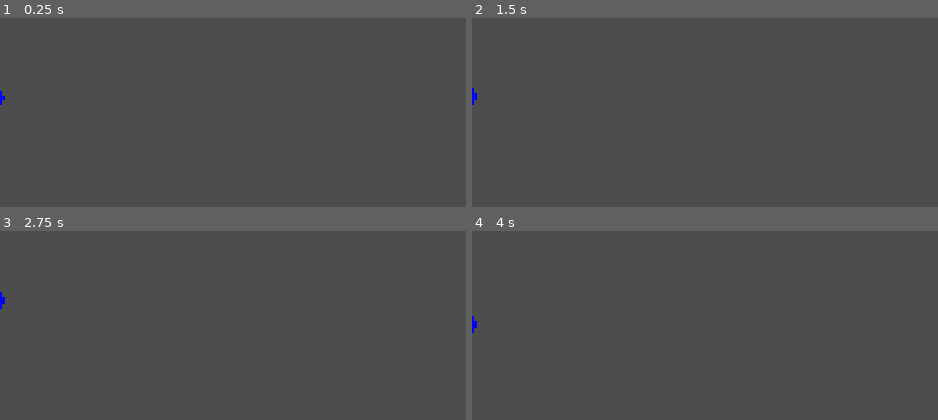
Above: before the commit, frames 1-4 (two rows, left to right).
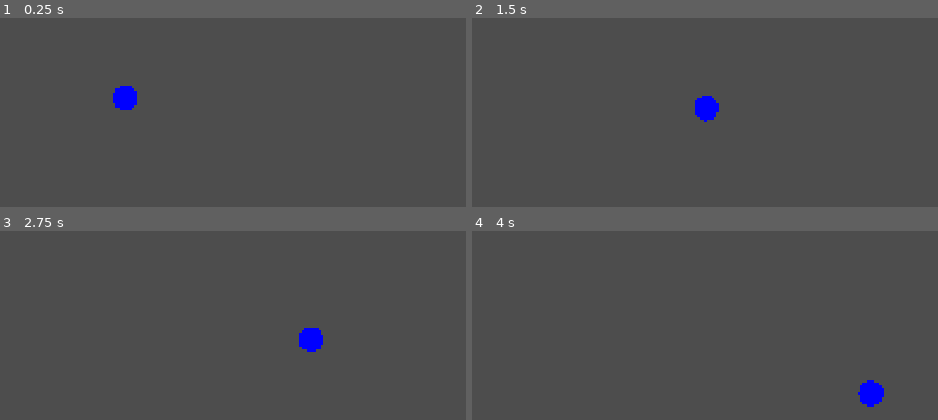
Above: after the commit, the same moments.

Repository: JoeyDD27/1v1-hero-game-demo-version
Game: Godot game, scene res://scenes/BattleScene.tscn
The game is run twice, just before and just after one commit, with the same random seed, the same clock (stepped at 60 frames per second) and the same inputs. This scene is started directly instead of the project's main scene.
Inputs (mouse positions are in pixels of both pictures, inside the frame that each line leads up to):
- Up to frame 1 (0.25 s): no input
- Up to frame 2 (1.5 s): tap Enter at 0.5 s; move the mouse to (outside the picture) at 0.52 s; hold D (move_right) 0.53-1.28 s; right-click (outside the picture) at 0.6 s; move the mouse to (714, 120) at 1.27 s; hold S (move_down) from 1.28 s (still down); right-click (714, 120) at 1.35 s
- Up to frame 3 (2.75 s): move the mouse to (outside the picture) at 2.02 s; release S (move_down) at 2.03 s; hold D (move_right) from 2.03 s (still down); right-click (outside the picture) at 2.1 s
- Up to frame 4 (4 s): move the mouse to (830, 401) at 2.77 s; release D (move_right) at 2.78 s; hold W (move_up) 2.78-3.53 s; right-click (830, 401) at 2.85 s; move the mouse to (outside the picture) at 3.52 s; hold A (move_left) from 3.53 s (still down); right-click (outside the picture) at 3.6 s

The runs differ from the first frame. In frame 1, 0.6% of the frame differs, in the area x 0-30%, y 35-49%; in frame 2, 0.6%; in frame 3, 0.6%; in frame 4, 0.6%, in the area x 0-89%, y 44-94%.

Commit message:
bug fix 0.1

Diff:
--- a/scenes/BattleScene.tscn
+++ b/scenes/BattleScene.tscn
@@ -24,11 +24,9 @@
 limit_right = 1920
 limit_bottom = 1080
 
-[node name="ArenaBounds" type="StaticBody2D" parent="."]
-
-[node name="CollisionShape2D" type="CollisionShape2D" parent="ArenaBounds"]
-shape = SubResource("RectangleShape2D_1")
-position = Vector2(960, 540)
+[node name="ArenaBounds" type="Area2D" parent="."]
+monitorable = false
+monitoring = false
 
 [node name="SpawnPoint1" type="Marker2D" parent="."]
 transform = Transform2D(1, 0, 0, 1, 300, 540)
--- a/scripts/core/Hero.gd
+++ b/scripts/core/Hero.gd
@@ -58,6 +58,10 @@
 		# Only interpolate if we have a valid network position
 		if network_position.distance_to(Vector2.ZERO) > 1.0 or position.distance_to(Vector2.ZERO) < 1.0:
 			position = position.lerp(network_position, 0.5)
+			# Clamp network-synced position to bounds too
+			var hero_radius = 30.0
+			position.x = clamp(position.x, hero_radius, 1920 - hero_radius)
+			position.y = clamp(position.y, hero_radius, 1080 - hero_radius)
 		return
 
 	# Handle movement
@@ -66,7 +70,12 @@
 	# Right-click movement (MOBA style) - takes priority
 	if Input.is_action_just_pressed("right_click"):
 		var mouse_pos = get_global_mouse_position()
-		target_position = mouse_pos
+		# Clamp target to screen bounds
+		var hero_radius = 30.0
+		target_position = Vector2(
+			clamp(mouse_pos.x, hero_radius, 1920 - hero_radius),
+			clamp(mouse_pos.y, hero_radius, 1080 - hero_radius)
+		)
 		has_target = true
 
 	# Move toward target if set (right-click movement)
@@ -102,6 +111,11 @@
 	velocity = movement * speed
 	move_and_slide()
 
+	# Clamp position to screen bounds (with hero radius padding)
+	var hero_radius = 30.0
+	position.x = clamp(position.x, hero_radius, 1920 - hero_radius)
+	position.y = clamp(position.y, hero_radius, 1080 - hero_radius)
+
 	# Sync position over network
 	network_update_timer += delta
 	if network_update_timer >= network_update_rate:
--- a/scripts/managers/BattleManager.gd
+++ b/scripts/managers/BattleManager.gd
@@ -51,8 +51,8 @@
 		await get_tree().create_timer(0.5).timeout
 		spawn_all_heroes()
 	else:
-		# Client waits for server to spawn their hero
-		# Don't spawn locally - let server handle it
+		# Client waits a moment then requests spawn
+		await get_tree().create_timer(0.2).timeout
 		request_hero_spawn.rpc_id(1)
 
 func _on_peer_connected(peer_id: int):
@@ -88,7 +88,11 @@
 	hero.position = spawn_point.position
 	hero.name = "Hero_" + str(peer_id)
 
-	# Add to scene tree FIRST so _ready() is called
+	# Set player ID and authority BEFORE adding to scene tree
+	hero.set_player_id(peer_id)
+	hero.set_multiplayer_authority(peer_id)
+
+	# Add to scene tree with proper replication
 	var heroes_node = get_node_or_null("Heroes")
 	if heroes_node:
 		heroes_node.add_child(hero, true)
@@ -98,10 +102,6 @@
 	# Wait for hero to be fully initialized
 	await get_tree().process_frame
 	await get_tree().process_frame
-
-	# Now set player ID and authority (after _ready() has run)
-	hero.set_player_id(peer_id)
-	hero.set_multiplayer_authority(peer_id)
 
 	heroes[peer_id] = hero
 
